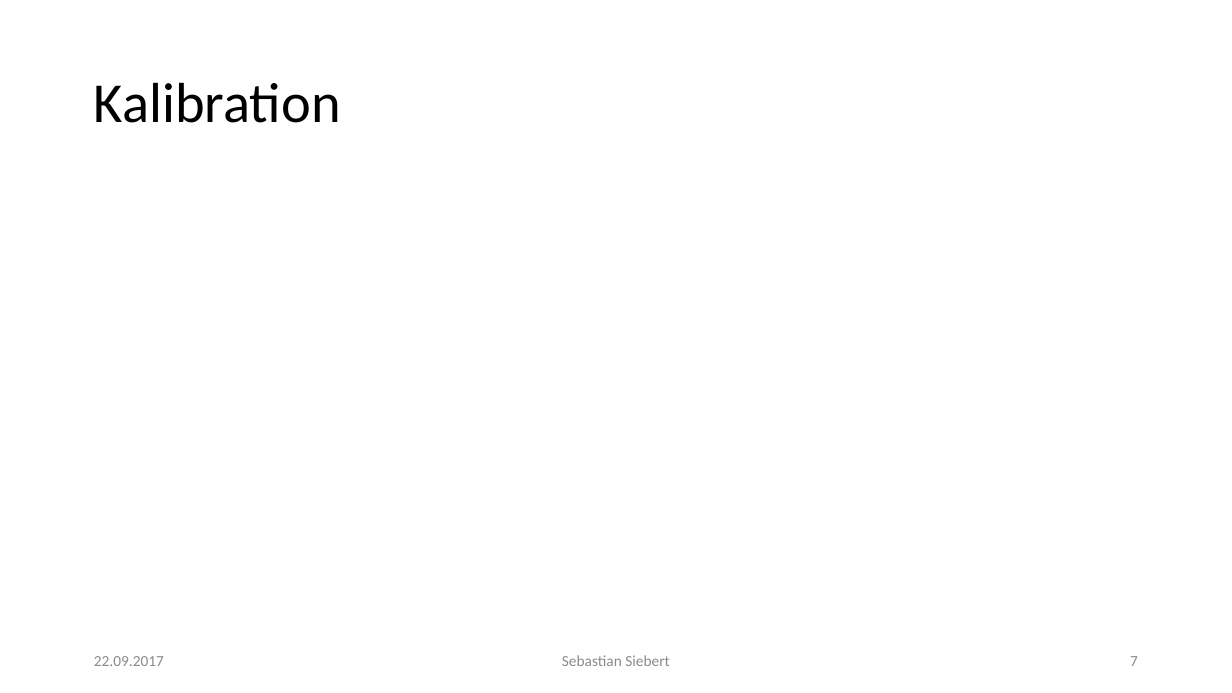
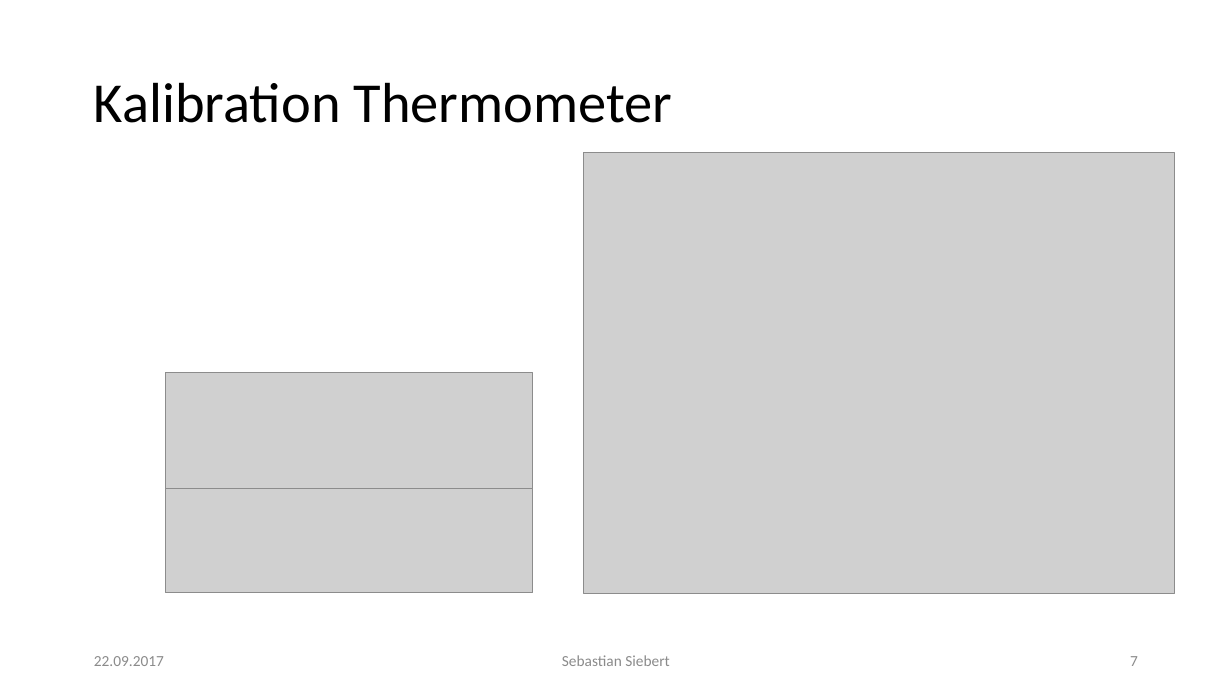
Before and after one commit to thewhitecat/grundpraktikum1, a slide deck: slide 7 of grundpraktikum2/Atomphysik/Atomphysik.pptx. Drawn at 1232x693 pixels with LibreOffice and Linux fonts; fonts in the diff are those of the drawing; grey boxes stand for pictures. Boxes give left, top, right and bottom in pixels: in the first picture for what was removed or moved away, otherwise in the second. Text is boxed around its words. In the diff, an @@ line names an element or a change of style, - is before the commit and + after.

```diff
--- a/grundpraktikum2/Atomphysik/Atomphysik.pptx
+++ b/grundpraktikum2/Atomphysik/Atomphysik.pptx
@@ title at box(94, 82, 673, 123): text changed @@
-Kalibration
+Kalibration Thermometer
@@ picture added at box(584, 152, 1175, 593) @@
@@ picture added at box(165, 372, 533, 489) @@
@@ picture added at box(165, 489, 533, 593) @@
```
Also in this commit, not shown: 8 other slides changed, 2 other files.
